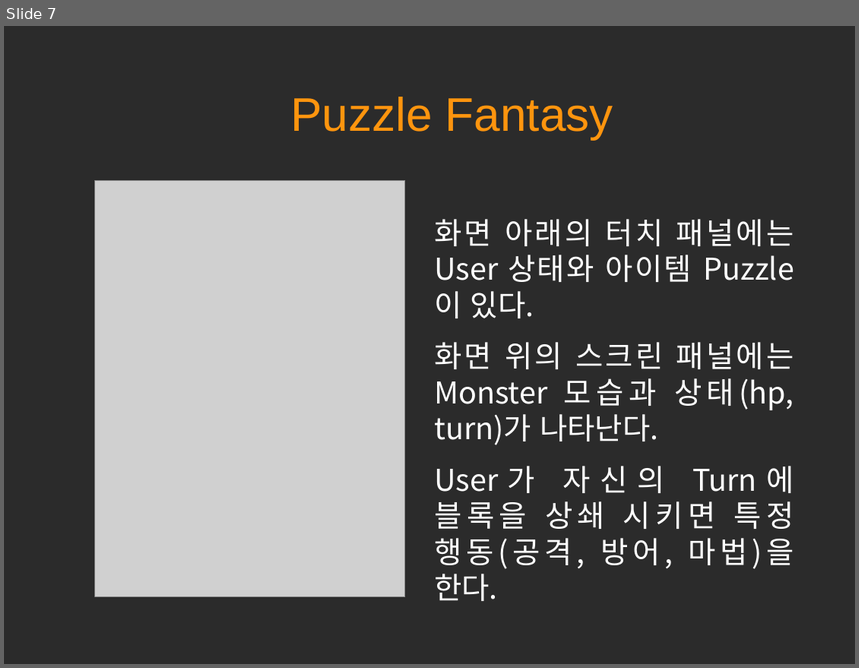
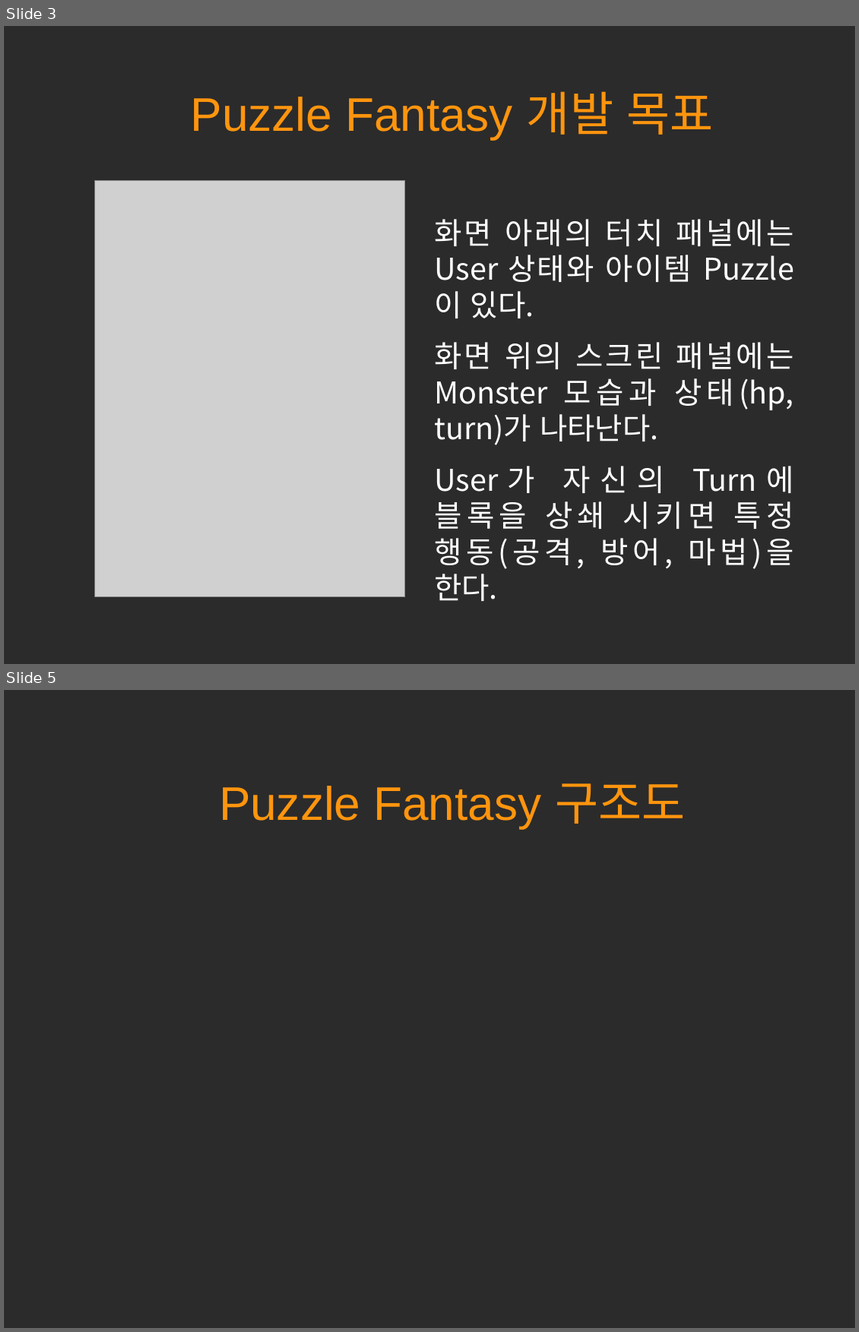
Before and after one commit to hl1itj/Team3, a slide deck: doc/term project 발표자료.odp. Shown one above the other, each under a label of ours: slide 7 before the commit, slides 3 and 5 after it; the slides between them are not shown. The pictures are 859x668 and 859x1332 pixels, drawn with LibreOffice and Linux fonts; fonts in the diff are those of the drawing; grey boxes stand for pictures; background and template pictures are left out; a plain dark background stands for a picture behind light text. Boxes give left, top, right and bottom in pixels: in the first picture for what was removed or moved away, otherwise in the second. Text is boxed around its words. In the diff, an @@ line names an element or a change of style, - is before the commit and + after.

```diff
--- a/doc/term project 발표자료.odp
+++ b/doc/term project 발표자료.odp
@@ slide 5 added at (4, 690, 855, 1328), background picture (left out) @@
@@ title added at (219, 783, 685, 828), 44 pt, text #FF950E @@
+Puzzle Fantasy 구조도
@@ what was slide 7 is now slide 3 @@
@@ slide 3 changed as well @@
@@ title at (191, 91, 714, 139): text changed @@
-Puzzle Fantasy
+Puzzle Fantasy 개발 목표
```
Also in this commit, not shown: 2 other slides changed, 3 other slides added, 5 slides removed, 2 other files.
